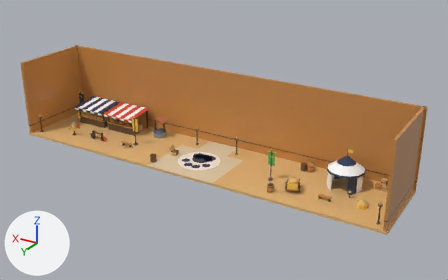
The glTF model assets/cat-cafe/exports/CatCafe_Camp_Castle.glb, before and after one commit.
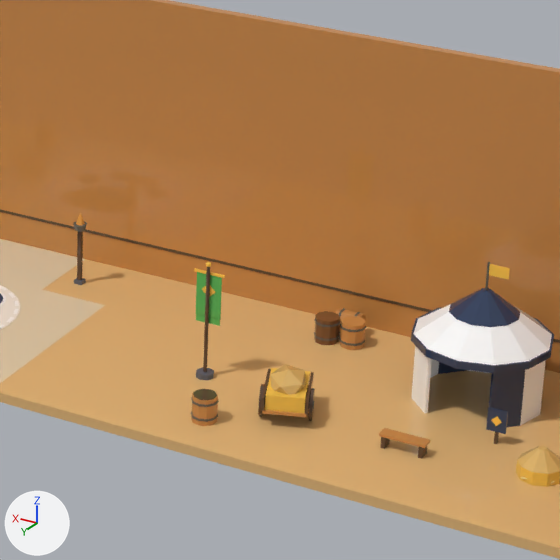
Each version is shown whole from a camera (50 mm lens) standing at (-116.6, -116.7, 99.1) and looking at (-8.0, -297.8, 8.6), then close up on the part from 48% to 82% of the width and 28% to 82% of the height. The lights are fixed; the arrows at lower left show +X, +Y and +Z. The older version's two pictures come first. Vertices at exactly the same position are counted once.

In view in the first close-up: 'CatCafe_Camp_Castle', 'CatCafe_Camp_Castle_004_Pavilion', 'CatCafe_Camp_Castle_005_Barrels', 'CatCafe_Camp_Castle_007_HayCart', 'CatCafe_Camp_Castle_008_Haystack', 'CatCafe_Camp_Castle_009_Bench', 'CatCafe_Camp_Castle_017_BannerPole', 'CatCafe_Camp_Castle_017_BannerPole_Swing', 'CatCafe_Camp_Castle_023_Barrel', 'CatCafe_Camp_Castle_Barrier' and 2 more.
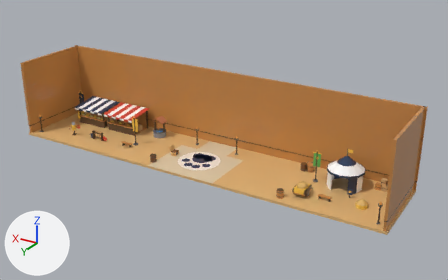
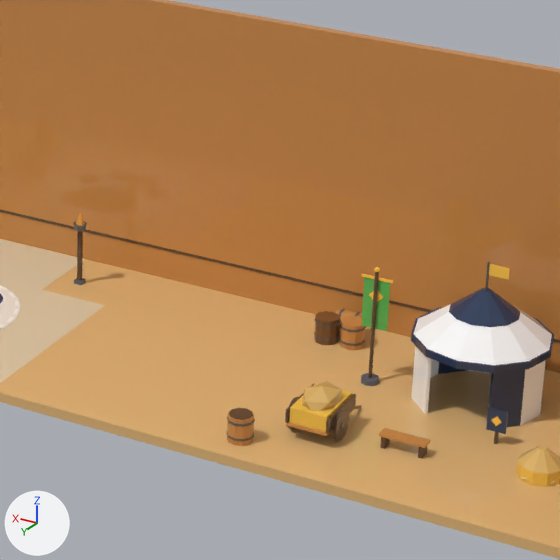
Location of each change, [x1, y1, x2, y2] in pixels of the close-ups (560 x 560 px):
'CatCafe_Camp_Castle_007_HayCart', moved, turned: before [258, 364, 315, 421]; after [285, 381, 362, 442]
'CatCafe_Camp_Castle_017_BannerPole_Swing', moved: before [194, 268, 225, 326]; after [362, 274, 393, 331]
'CatCafe_Camp_Castle_023_Barrel', moved: before [191, 389, 219, 426]; after [226, 408, 255, 446]
'CatCafe_Camp_Castle_017_BannerPole', moved: before [196, 262, 214, 380]; after [361, 267, 380, 386]

The change, as a list of edits to the scene's bpy script:
```text
Change me_catcafe_castle_haycart:
    used by ob_catcafe_camp_castle_007_haycart; location = (0.0, 0.0, 0.0)
    remove me_catcafe_castle_haycart.from_pydata(...)  # 140 vertices, 236 faces; spans x -43.02..-36.5, y -296.19..-286.45, z 0.0..4.6
    add me_catcafe_castle_haycart.from_pydata(...)  # 140 vertices, 236 faces; spans x -46.5..-41.5, y -294.54..-285.5, z 0.0..4.6
    me_catcafe_castle_haycart part 1: the whole mesh is turned -20 degrees about the z axis through its middle, then moved by (-4.47, 1.5, 0.0)
Change me_catcafe_castle_bannerpole_001:
    used by ob_catcafe_camp_castle_017_bannerpole; location = (0.0, 0.0, 0.0)
    remove me_catcafe_castle_bannerpole_001.from_pydata(...)  # 48 vertices, 80 faces; spans x -30.9..-29.1, y -293.9..-292.1, z 0.0..12.0
    add me_catcafe_castle_bannerpole_001.from_pydata(...)  # 48 vertices, 80 faces; spans x -44.9..-43.1, y -300.9..-299.1, z 0.0..12.0
    me_catcafe_castle_bannerpole_001 part 2: the whole mesh is moved by (-14.0, -7.0, 0.0)
Change me_catcafe_castle_barrel_001:
    used by ob_catcafe_camp_castle_023_barrel; location = (0.0, 0.0, 0.0)
    remove me_catcafe_castle_barrel_001.from_pydata(...)  # 80 vertices, 144 faces; spans x -35.21..-32.79, y -286.27..-283.73, z 0.0..2.68
    add me_catcafe_castle_barrel_001.from_pydata(...)  # 80 vertices, 144 faces; spans x -39.71..-37.29, y -284.57..-282.03, z 0.0..2.68
    me_catcafe_castle_barrel_001 part 3: the whole mesh is moved by (-4.5, 1.7, 0.0)
Change ob_catcafe_camp_castle_017_bannerpole_swing:
    ob_catcafe_camp_castle_017_bannerpole_swing.location: (-30.0, -293.3, 10.7) -> (-44.0, -300.3, 10.7)
```
